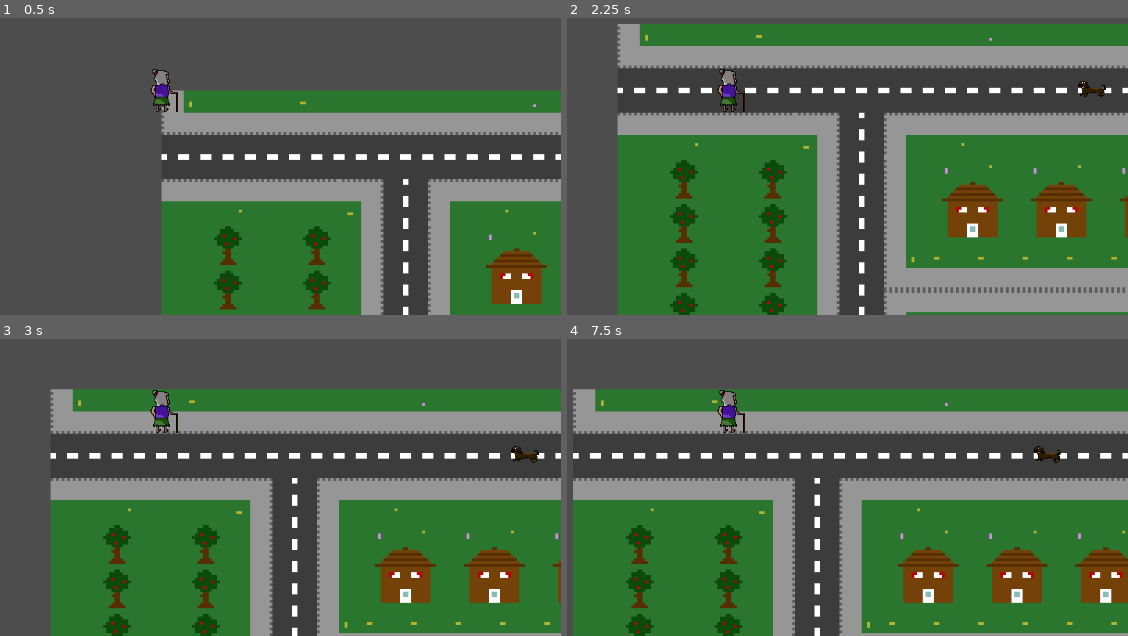
Above: before the commit, frames 1-4 (two rows, left to right).
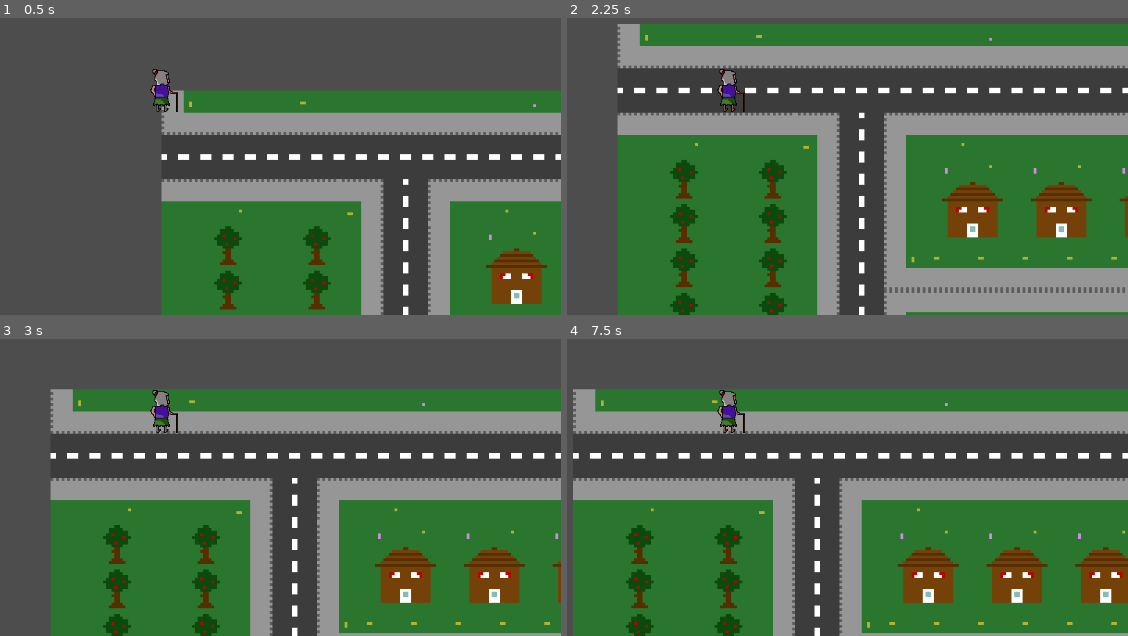
Above: after the commit, the same moments.

Repository: chrismeunier/EpicGameJam11
Game: Godot game, scene res://TileMap/world.tscn
Two runs of this game, one before a commit and one after it. Both use one fixed random seed, a clock stepped at 60 frames per second and the inputs below.
Inputs:
- Up to frame 1 (0.5 s): no input
- Up to frame 2 (2.25 s): tap Enter at 0.5, 2 s; hold D (Right) 0.53-1.28 s; hold Shift 0.53-1.28 s; tap Space at 1.25 s; hold S (Down) 1.28-2.03 s; tap 2 at 1.35 s; hold D (Right) from 2.03 s (still down); tap 3 at 2.1 s
- Up to frame 3 (3 s): tap Space at 2.75 s; release D (Right) at 2.78 s; hold W (Up) from 2.78 s (still down); tap 1 at 2.85 s
- Up to frame 4 (7.5 s): tap Enter at 3.5 s; release W (Up) at 3.53 s; hold Shift 3.53-4.28 s; hold A (Left) 3.53-5.03 s; tap Space at 4.25 s; tap 2 at 4.35, 7.35 s; hold S (Down) 5.03-5.78 s; tap 3 at 5.1 s; hold D (Right) 5.78-6.53 s; tap 1 at 5.85 s; hold W (Up) 6.53-7.28 s; hold Shift 6.53-7.28 s; hold D (Right) from 7.28 s (still down)

Frame 1 is identical in both runs. In frame 2, 0.1% of the frame differs, in the area x 91-97%, y 21-27%; in frame 3, 0.1%, in the area x 91-97%, y 36-42%; in frame 4, 0.1%.

Commit message:
temporarily remove dog from world

Diff:
--- a/TileMap/world.tscn
+++ b/TileMap/world.tscn
@@ -1,9 +1,8 @@
-[gd_scene load_steps=9 format=4 uid="uid://gje6isjwjbvi"]
+[gd_scene load_steps=8 format=4 uid="uid://gje6isjwjbvi"]
 
 [ext_resource type="Texture2D" uid="uid://bddfgmg47ykri" path="res://Visuels/Miss_Understanding_Tilemap.png" id="1_f3sb7"]
 [ext_resource type="Script" uid="uid://cbukxpqeggff4" path="res://TileMap/world.gd" id="1_gynnu"]
 [ext_resource type="PackedScene" uid="uid://dkjvq1dd5doeu" path="res://characters/player.tscn" id="3_io7qj"]
-[ext_resource type="PackedScene" uid="uid://c46d7jt8i3i33" path="res://characters/Babark.tscn" id="4_io7qj"]
 
 [sub_resource type="PhysicsMaterial" id="PhysicsMaterial_7u2o6"]
 bounce = 0.3
@@ -261,6 +260,3 @@
 tile_set = SubResource("TileSet_2ukcw")
 
 [node name="Player" parent="." instance=ExtResource("3_io7qj")]
-
-[node name="Babark" parent="." instance=ExtResource("4_io7qj")]
-position = Vector2(342, 47)
